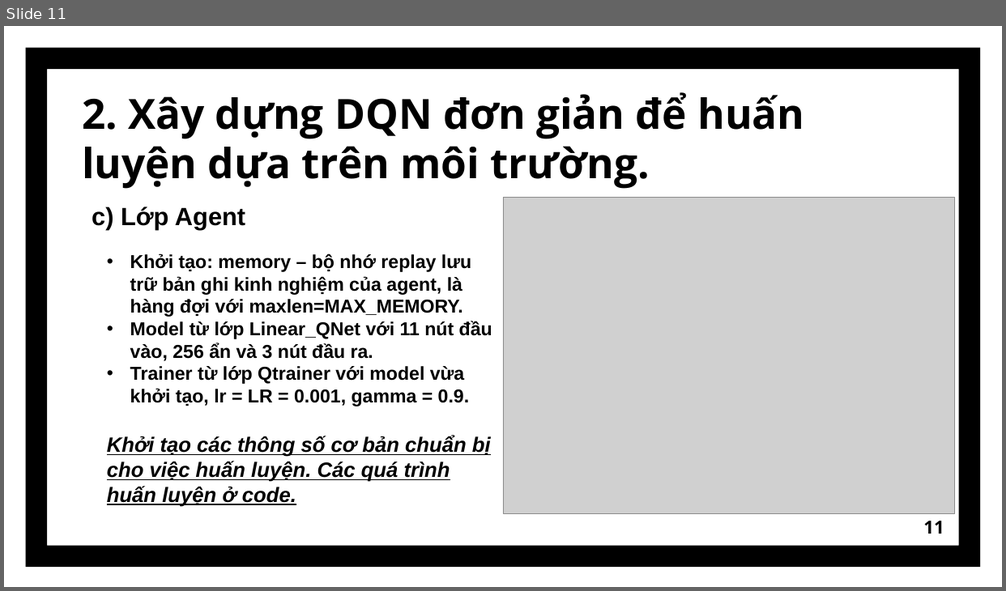
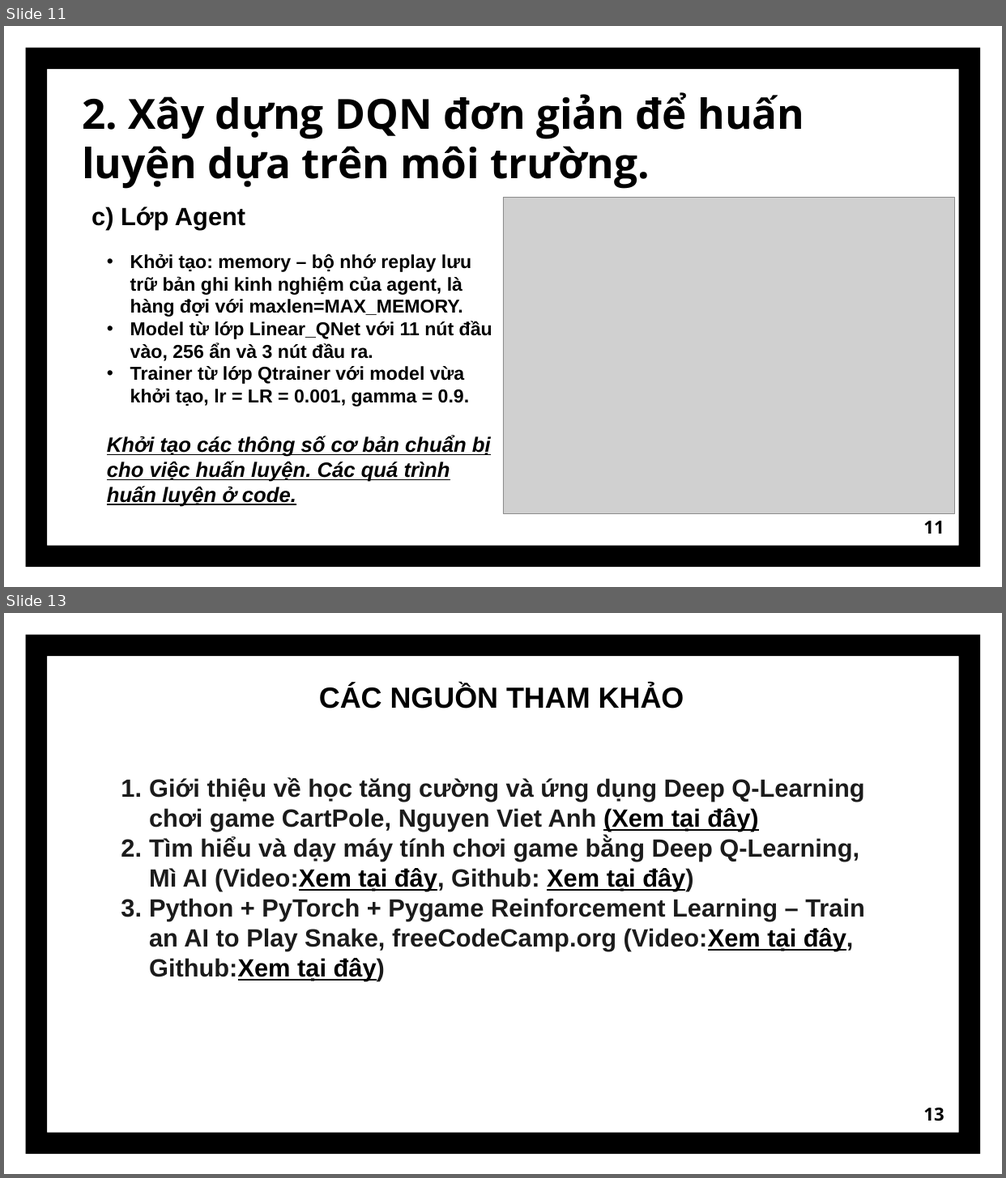
Before and after one commit to vietdai0504/PBL1, a slide deck: BAO_CAO_PBL.pptx. Shown one above the other, each under a label of ours: slide 11 before the commit, slides 11 and 13 after it; the slides between them are not shown. The pictures are 1006x591 and 1006x1178 pixels, drawn with LibreOffice and Linux fonts; fonts in the diff are those of the drawing; grey boxes stand for pictures. Boxes give left, top, right and bottom in pixels: in the first picture for what was removed or moved away, otherwise in the second. Text is boxed around its words. In the diff, an @@ line names an element or a change of style, - is before the commit and + after.

```diff
--- a/BAO_CAO_PBL.pptx
+++ b/BAO_CAO_PBL.pptx
@@ slide 13 added at <box>4,613,1002,1174</box>, background #FFFFFF; not listed: 1 template element that a slide beside it also shows @@
@@ text added at <box>319,685,684,709</box>, 28 pt, text #000000, bold @@
+CÁC NGUỒN THAM KHẢO
@@ text added at <box>149,777,865,982</box>, 24 pt, text #1B1B1B, bold @@
+1. Giới thiệu về học tăng cường và ứng dụng Deep Q-Learning chơi game CartPole, Nguyen Viet Anh (Xem tại đây)
+2. Tìm hiểu và dạy máy tính chơi game bằng Deep Q-Learning, Mì AI (Video:Xem tại đây, Github: Xem tại đây)
+3. Python + PyTorch + Pygame Reinforcement Learning – Train an AI to Play Snake, freeCodeCamp.org (Video:Xem tại đây, Github:Xem tại đây)
@@ page number added at <box>923,1108,944,1122</box>, 17.3 pt, text #000000, bold @@
+13
```
Also in this commit, not shown: 1 slide changed, 1 other slide added.
